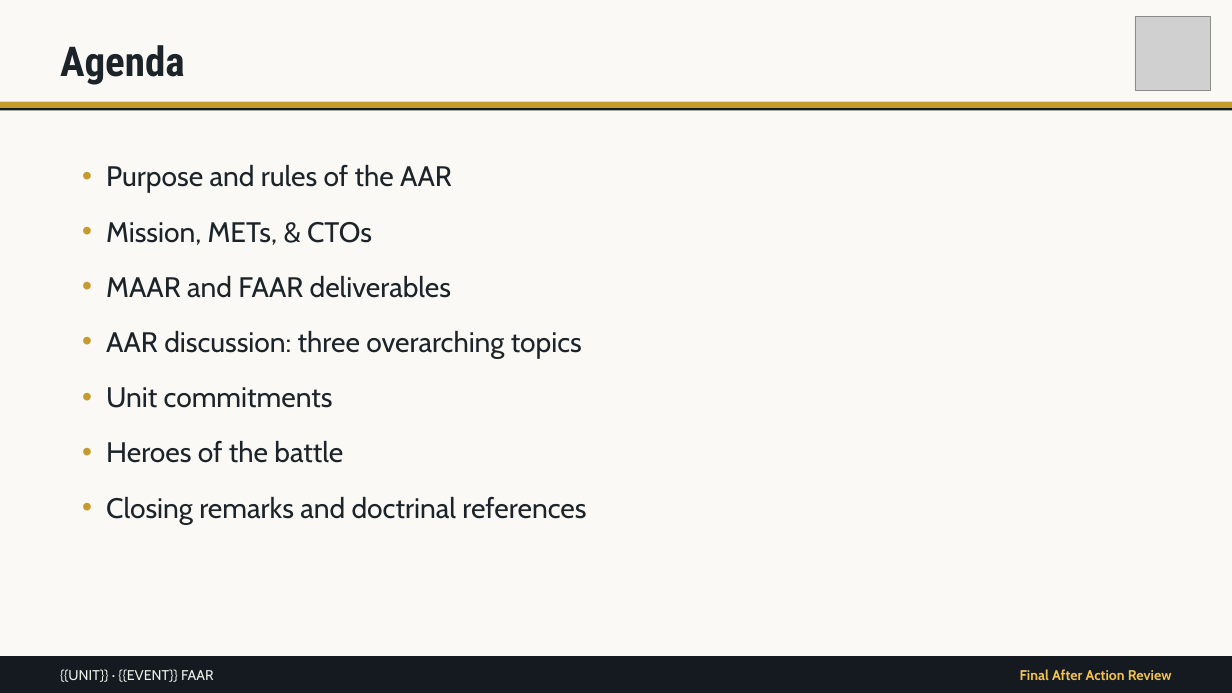
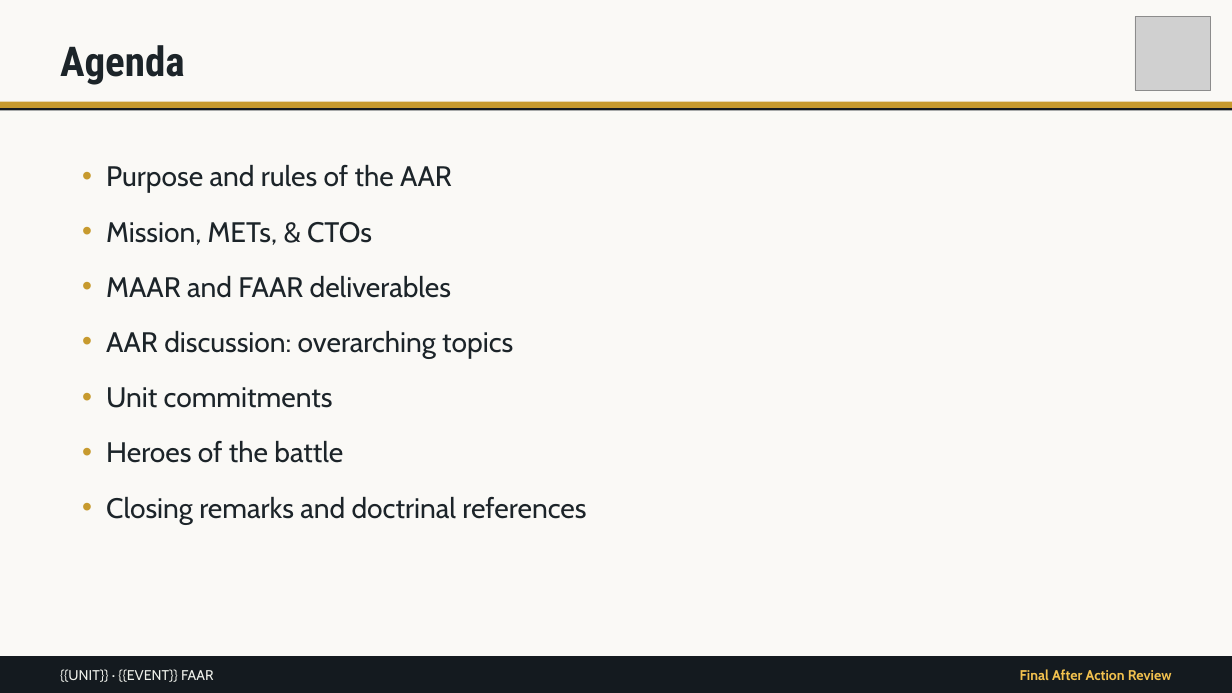
Before and after one commit to bwest63/trace, a slide deck: slide 2 of templates/faar-template.pptx. Drawn at 1232x693 pixels with LibreOffice and Linux fonts; fonts in the diff are those of the drawing; grey boxes stand for pictures. Boxes give left, top, right and bottom in pixels: in the first picture for what was removed or moved away, otherwise in the second. Text is boxed around its words. In the diff, an @@ line names an element or a change of style, - is before the commit and + after.

```diff
--- a/templates/faar-template.pptx
+++ b/templates/faar-template.pptx
@@ text at bbox=[106, 331, 513, 358]: text changed @@
-• AAR discussion: three overarching topics
+• AAR discussion: overarching topics
```
Also in this commit, not shown: 2 other slides changed, 4 other files.
